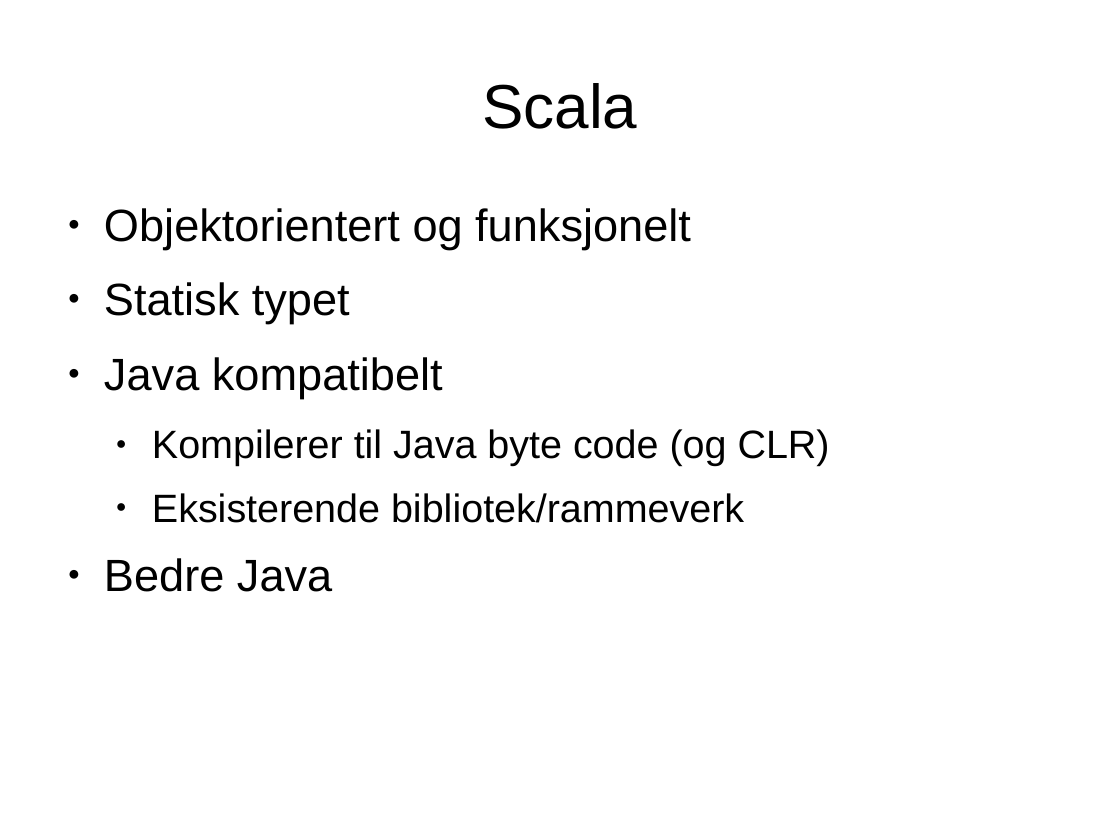
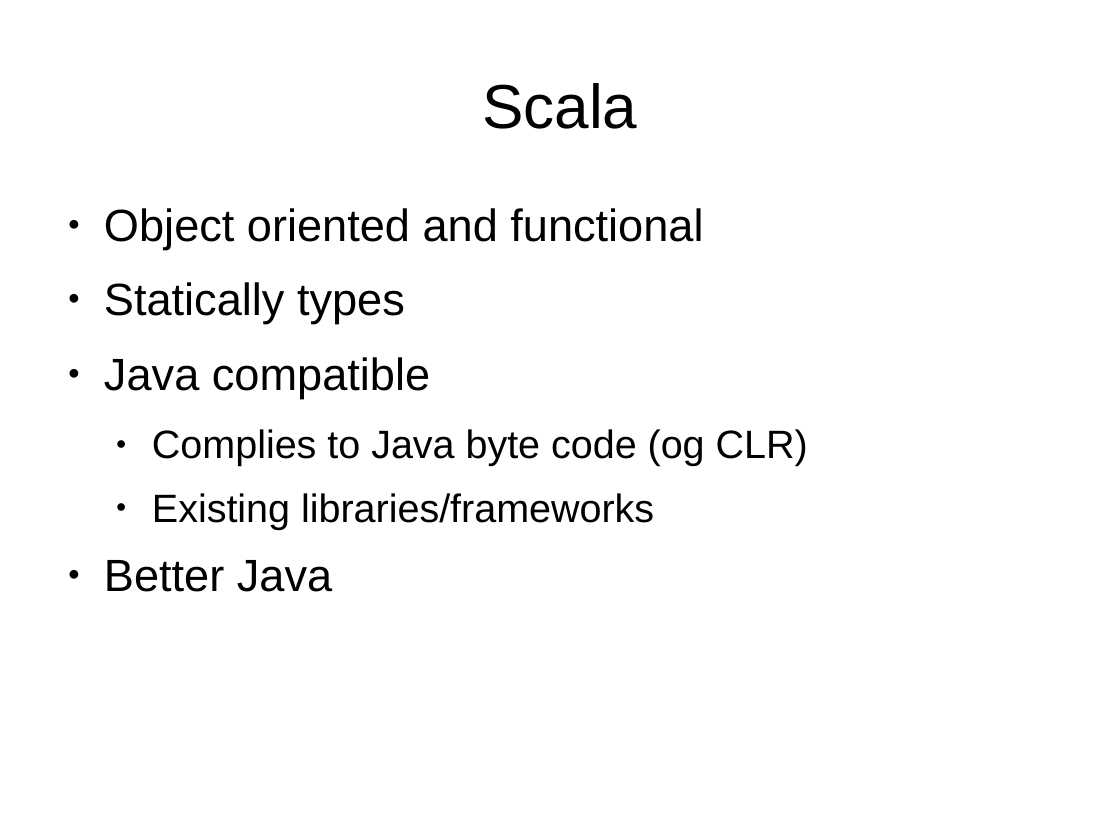
Before and after one commit to javaBin/scala-training-slides, a slide deck: slide 11 of 1.1 - start.odp. Drawn at 1120x840 pixels with LibreOffice and Linux fonts; fonts in the diff are those of the drawing; background and template pictures are left out. Boxes give left, top, right and bottom in pixels: in the first picture for what was removed or moved away, otherwise in the second. Text is boxed around its words. In the diff, an @@ line names an element or a change of style, - is before the commit and + after.

```diff
--- a/1.1 - start.odp
+++ b/1.1 - start.odp
@@ text at (x1=104, y1=208, x2=808, y2=592): text changed @@
-● Objektorientert og funksjonelt
-● Statisk typet
-● Java kompatibelt
-  ● Kompilerer til Java byte code (og CLR)
-  ● Eksisterende bibliotek/rammeverk
-● Bedre Java
+● Object oriented and functional
+● Statically types
+● Java compatible
+  ● Complies to Java byte code (og CLR)
+  ● Existing libraries/frameworks
+● Better Java
```
Also in this commit, not shown: 1 other slide changed, 1 slide removed.
